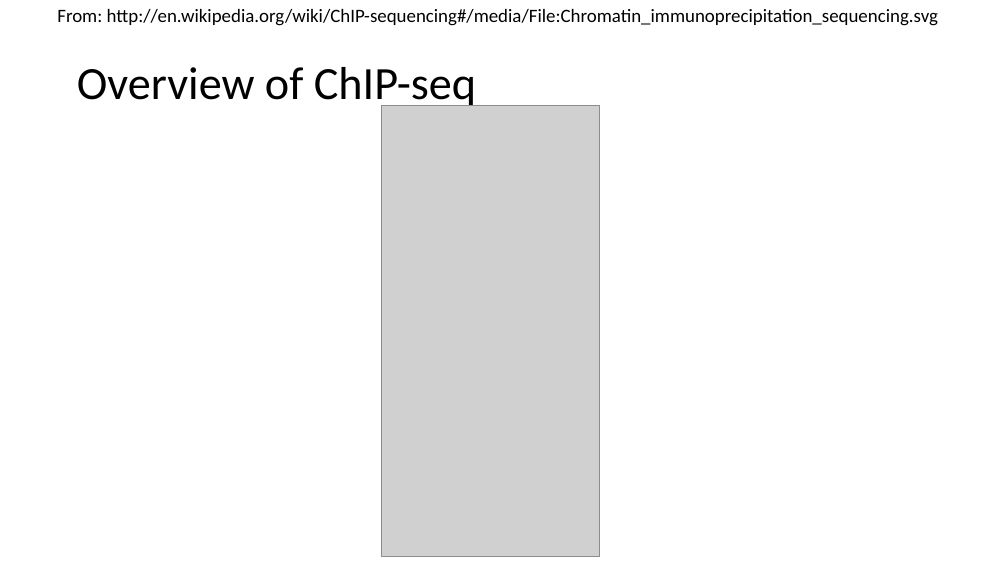
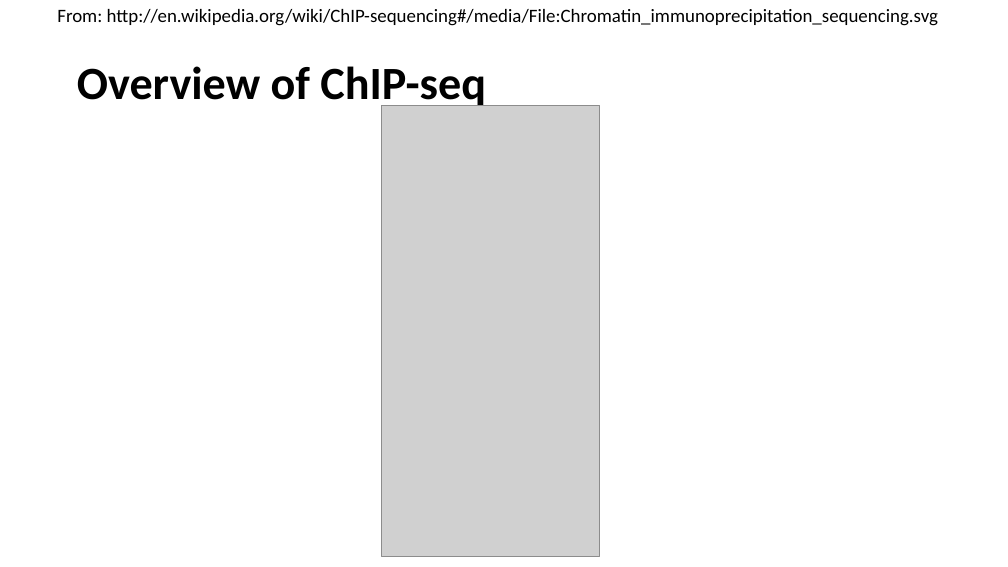
Before and after one commit to kanishkasthana/compareChipSeq, a slide deck: slide 2 of Student Talks Presentation.pptx. Drawn at 1008x567 pixels with LibreOffice and Linux fonts; fonts in the diff are those of the drawing; grey boxes stand for pictures. Boxes give left, top, right and bottom in pixels: in the first picture for what was removed or moved away, otherwise in the second. Text is boxed around its words. In the diff, an @@ line names an element or a change of style, - is before the commit and + after.

```diff
--- a/Student Talks Presentation.pptx
+++ b/Student Talks Presentation.pptx
@@ title "Overview of ChIP-seq" at [77,66,486,111]: bold on @@
```
Also in this commit, not shown: 4 other slides changed, 1 slide added, 1 other file.
